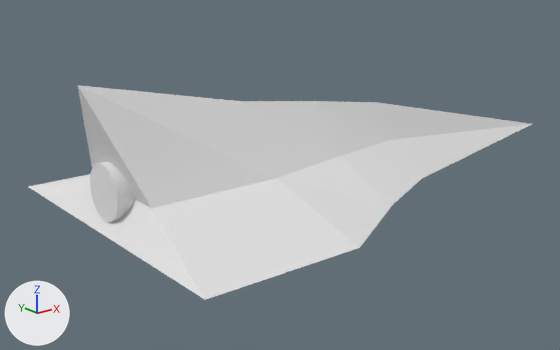
Two versions of the Blender file models/plane.blend, one commit apart.
The view is the same before and after, from a 50 mm lens placed at (-8.05, -6.89, 3.16), pointed at (-2.18, 0.45, 0.23). Lighting does not change. The marker at lower left points along +X, +Y and +Z.

Before the edit, the objects in view are built like this:
```python
me_cylinder = bpy.data.meshes.new('Cylinder')
me_cylinder.from_pydata(...)  # 115 vertices, 78 faces; spans x -2.2..3.7, y -6.4..6.4, z -23.7..1.6
# faces by material slot: [72, 6]
me_cylinder.materials.append(mat_material)  # white #e7e7e7
me_cylinder.materials.append(mat_material_001)  # white #e7e7e7
ob_cylinder = bpy.data.objects.new('Cylinder', me_cylinder)
ob_cylinder.location = (-4.511, -0.01, 0.67)
ob_cylinder.rotation_euler = (0.0, -1.571, 0.0)  # degrees (0, -90, 0)
ob_cylinder.scale = (0.301, 0.301, 0.301)
```
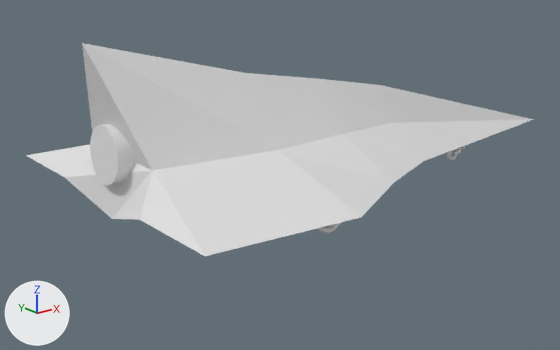
Scene script edits in JSON lines:
```json
{"block": "me_cylinder", "where": "# used by ob_cylinder; location = (-4.511, -0.01, 0.67); rotation_euler = (0.0, -1.571, 0.0), in degrees (0, -90, 0); scale = (0.301, 0.301, 0.301)"}
{"op": "remove", "block": "me_cylinder", "code": "me_cylinder.from_pydata(...)  # 115 vertices, 78 faces; spans x -2.2..3.7, y -6.4..6.4, z -23.7..1.6"}
{"op": "remove", "block": "me_cylinder", "code": "me_cylinder.materials.append(mat_material)  # white #e7e7e7"}
{"op": "remove", "block": "me_cylinder", "code": "me_cylinder.materials.append(mat_material_001)  # white #e7e7e7"}
{"op": "add", "block": "me_cylinder", "code": "me_cylinder.from_pydata(...)  # 927 vertices, 862 faces; spans x -3.0..3.9, y -6.4..6.4, z -20.2..5.1"}
{"block": "me_cylinder", "change": "me_cylinder part 1: the loose piece of 64 vertices spanning x -1.0..1.0, y -1.0..1.0, z -1.0..1.0 is moved by (0.2, 0.0, 3.5)"}
{"block": "me_cylinder", "change": "me_cylinder part 2: the loose piece of 27 vertices spanning x -1.4..3.7, y -6.4..6.4, z -23.7..1.6 is rebuilt with 79 vertices and now spans x -2.5..3.9, y -6.4..6.4, z -20.2..5.1"}
{"block": "me_cylinder", "change": "me_cylinder part 3: 272 vertices added at x -2.5..-0.6, y -0.3..0.3, z -14.3..-11.2"}
{"block": "me_cylinder", "change": "me_cylinder part 4: 256 vertices added at x -3.0..-0.6, y -3.8..-3.0, z -3.2..-1.2"}
{"op": "set", "path": "ob_cylinder.location", "old": "(-4.511, -0.01, 0.67)", "new": "(-3.431, -0.007, 0.945)"}
{"op": "set", "path": "ob_cylinder.rotation_euler", "old": "(0.0, -1.571, 0.0)", "new": "(0.0, -1.529, 0.0)", "note": "degrees (0, -90, 0) -> degrees (0, -88, 0)"}
```

Pixel boxes (x1, y1, x2, y2) of what changed, in the pictures (560 x 350 px; the box of a moved part takes in the faces that stretch with it):
```json
{"object": "Cylinder", "change": "reshaped, moved, turned", "before": [28, 85, 532, 300], "after": [26, 43, 534, 256]}
{"part": 1, "of": "me_cylinder", "change": "moved or reshaped", "before": [90, 162, 136, 222], "after": [90, 124, 136, 185]}
{"part": 2, "of": "me_cylinder", "change": "rebuilt", "before": [28, 85, 532, 300], "after": [26, 43, 534, 256]}
{"part": 3, "of": "me_cylinder", "change": "added", "after": [446, 146, 465, 160]}
{"part": 4, "of": "me_cylinder", "change": "added", "after": [317, 222, 342, 233]}
```
